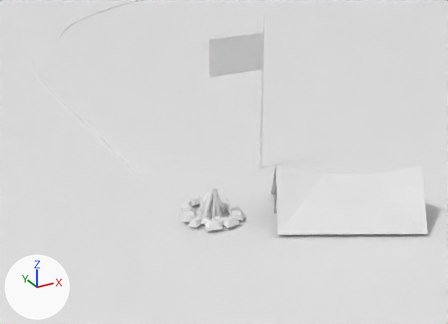
The Blender file assets/assets.blend, before and after one commit.
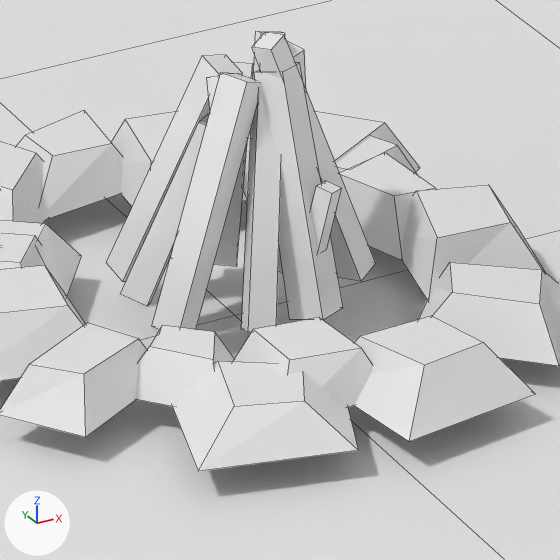
Each version is shown from a camera (50 mm lens) standing at (-4.35, -9.38, 5.09) and looking at (0.34, -0.85, 0.82), then close up on the part from 42% to 54% of the width and 57% to 74% of the height. Lighting does not change. The marker at lower left points along +X, +Y and +Z. The close-ups show mesh edges as thin lines.

Objects in the first close-up: 'GEO.Camp.Ground', 'GEO.Campfire'.
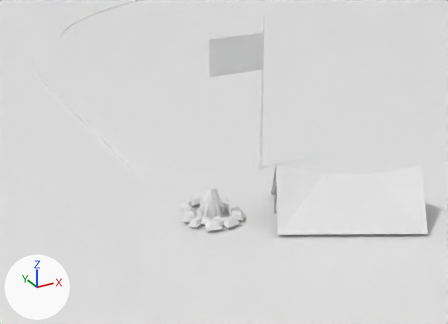
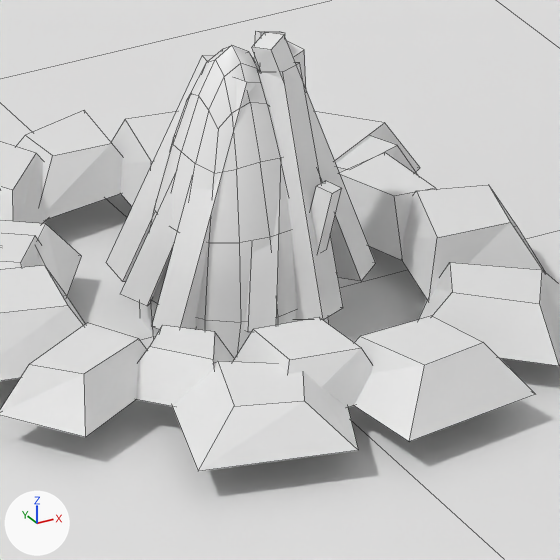
What differs and where, as boxes [x1, y1, x2, y2] in the close-ups (560 x 560 px):
```json
{"object": "GEO.Campfire.Flames", "change": "added", "after": [140, 46, 329, 359]}
```

Scene script edits in JSON lines:
```json
{"op": "add", "block": "me_cube_009", "code": ["me_cube_009 = bpy.data.meshes.new('Cube.009')", "me_cube_009.from_pydata(...)  # 98 vertices, 96 faces; spans x -0.145..0.145, y -0.145..0.145, z -0.066..0.412", "me_cube_009.polygons.foreach_set('use_smooth', [True] * 96)"]}
{"op": "add", "block": "ob_geo_campfire_flames", "code": ["ob_geo_campfire_flames = bpy.data.objects.new('GEO.Campfire.Flames', me_cube_009)", "ob_geo_campfire_flames.location = (0.0, -1.0, -0.074)", "ob_geo_campfire_flames.scale = (1.09, 1.09, 1.28)"]}
```
